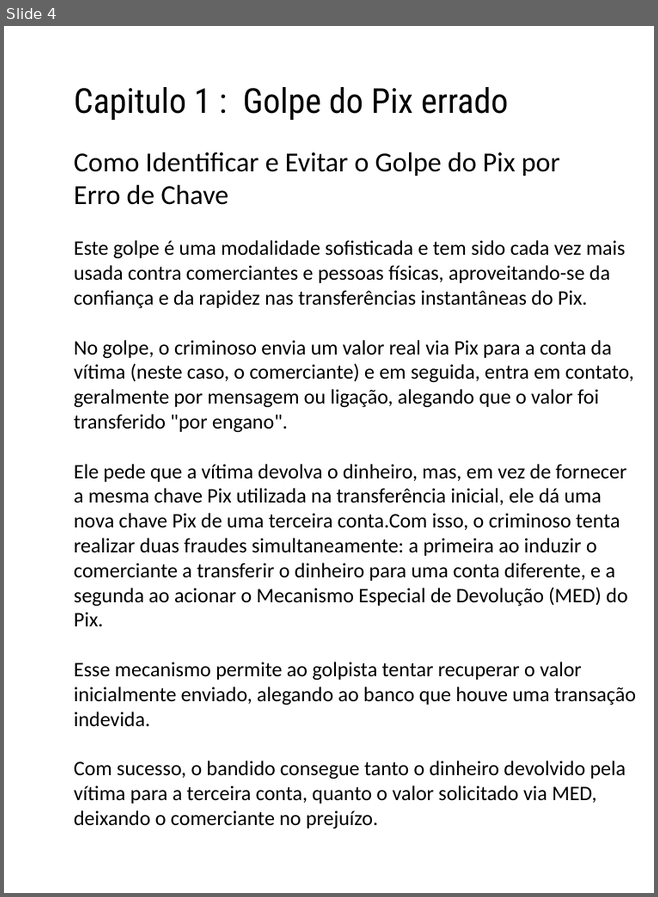
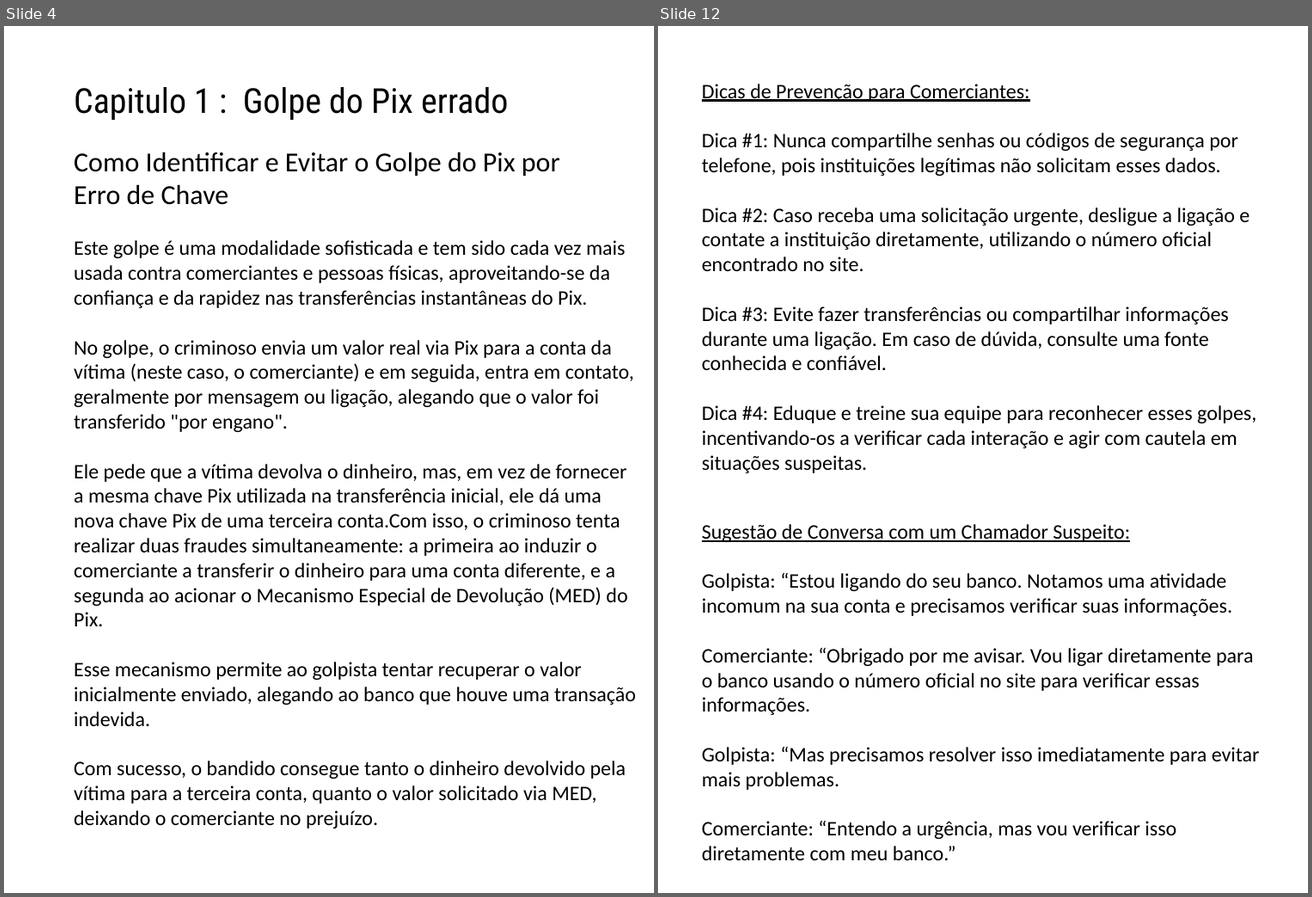
Before and after one commit to andresilveira1980/book-inteligencia-artificial-dio, a slide deck: e-book.pptx. Shown side by side, each under a label of ours: slide 4 before the commit, slides 4 and 12 after it; the slides between them are not shown. The pictures are 658x897 and 1312x897 pixels, drawn with LibreOffice and Linux fonts; fonts in the diff are those of the drawing. Boxes give left, top, right and bottom in pixels: in the first picture for what was removed or moved away, otherwise in the second. Text is boxed around its words. In the diff, an @@ line names an element or a change of style, - is before the commit and + after.

```diff
--- a/e-book.pptx
+++ b/e-book.pptx
@@ slide 12 added at [658,26,1308,893], background #FFFFFF @@
@@ text added at [702,84,1257,473], 24 pt, text #000000 @@
+Dicas de Prevenção para Comerciantes:
+Dica #1: Nunca compartilhe senhas ou códigos de segurança por telefone, pois instituições legítimas não solicitam esses dados.
+Dica #2: Caso receba uma solicitação urgente, desligue a ligação e contate a instituição diretamente, utilizando o número oficial encontrado no site.
+Dica #3: Evite fazer transferências ou compartilhar informações durante uma ligação. Em caso de dúvida, consulte uma fonte conhecida e confiável.
+Dica #4: Eduque e treine sua equipe para reconhecer esses golpes, incentivando-os a verificar cada interação e agir com cautela em situações suspeitas.
@@ text added at [702,524,1260,860], 24 pt, text #000000 @@
+Sugestão de Conversa com um Chamador Suspeito:
+Golpista: “Estou ligando do seu banco. Notamos uma atividade incomum na sua conta e precisamos verificar suas informações.
+Comerciante: “Obrigado por me avisar. Vou ligar diretamente para o banco usando o número oficial no site para verificar essas informações.
+Golpista: “Mas precisamos resolver isso imediatamente para evitar mais problemas.
+Comerciante: “Entendo a urgência, mas vou verificar isso diretamente com meu banco.”
```
Also in this commit, not shown: 5 slides changed, 4 other slides added.
